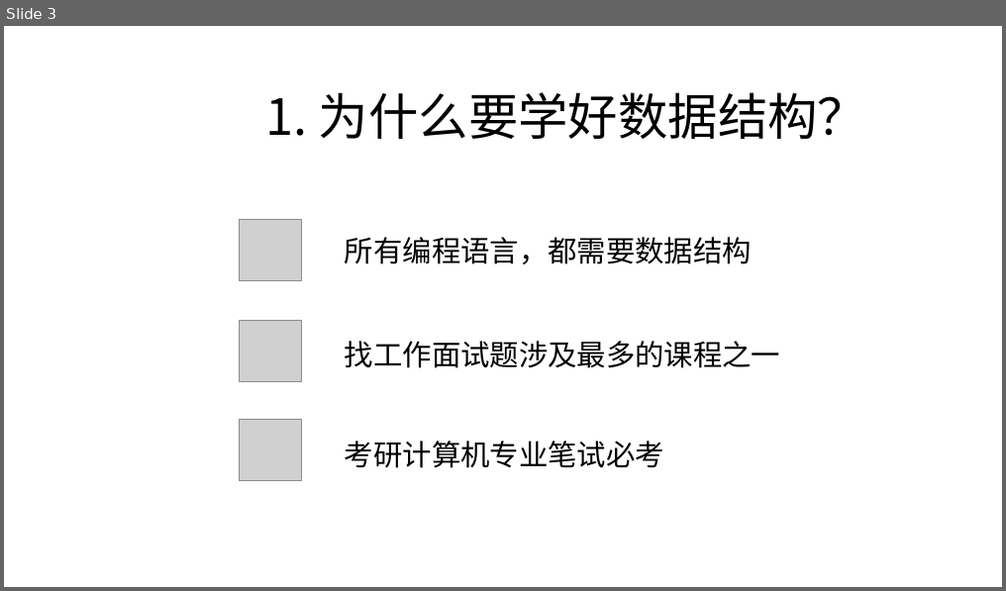
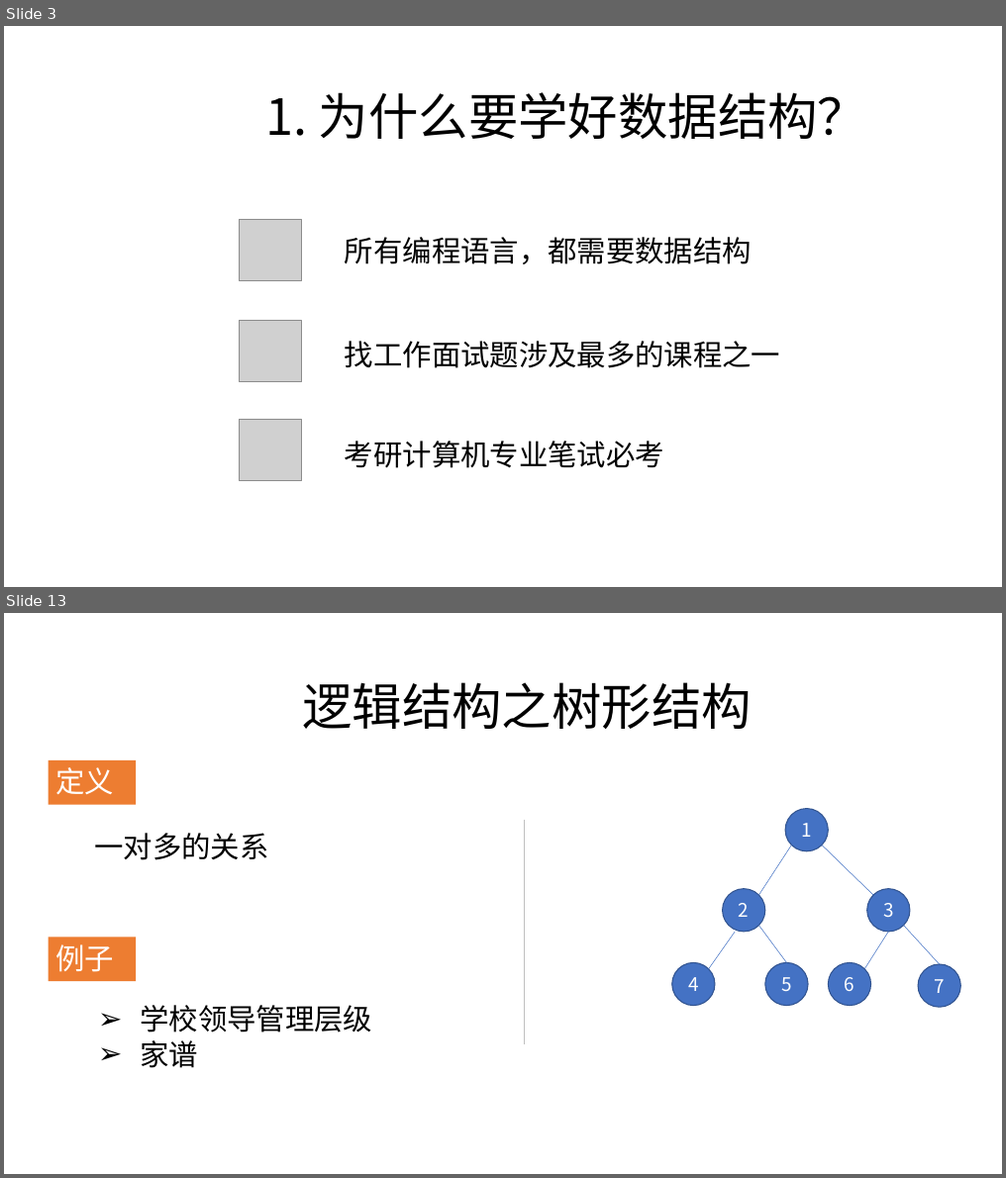
Before and after one commit to zjyesir/hmc_data_structure, a slide deck: 1绪论.pptx. Shown one above the other, each under a label of ours: slide 3 before the commit, slides 3 and 13 after it; the slides between them are not shown. The pictures are 1006x591 and 1006x1178 pixels, drawn with LibreOffice and Linux fonts; fonts in the diff are those of the drawing; grey boxes stand for pictures; background and template pictures are left out. Boxes give left, top, right and bottom in pixels: in the first picture for what was removed or moved away, otherwise in the second. Text is boxed around its words. In the diff, an @@ line names an element or a change of style, - is before the commit and + after.

Commit message:
1.绪论写完 2.改了一写结构布局，比如，定义和例子用橙色方块标注，并每张ppt里他们的位置都是一样的

```diff
--- a/1绪论.pptx
+++ b/1绪论.pptx
@@ slide 13 added at [4, 613, 1002, 1174], background picture (left out) @@
@@ text added at [302, 682, 751, 729], 48 pt, text #000000 @@
+逻辑结构之树形结构
@@ rectangle added at [49, 761, 136, 805], fill #ED7D31, 28 pt, text #FFFFFF @@
+定义
@@ line added from (525, 820) to (525, 1045), #BFBFBF 1 pt @@
@@ ellipse added at [785, 808, 829, 851], fill #4472C4, outline #325491 1 pt, 18 pt, text #FFFFFF @@
+1
@@ text added at [94, 833, 268, 861], 28 pt, text #000000 @@
+一对多的关系
@@ line added from (792, 845) to (759, 895), #4472C4 0.5 pt @@
@@ line added from (823, 845) to (873, 895), #4472C4 0.5 pt @@
@@ ellipse added at [723, 889, 765, 932], fill #4472C4, outline #325491 1 pt, 18 pt, text #FFFFFF @@
+2
@@ ellipse added at [867, 889, 910, 932], fill #4472C4, outline #325491 1 pt, 18 pt, text #FFFFFF @@
+3
@@ rectangle added at [49, 937, 136, 981], fill #ED7D31, 28 pt, text #FFFFFF @@
+例子
@@ line added from (736, 932) to (709, 969), #4472C4 0.5 pt @@
@@ line added from (759, 925) to (787, 962), #4472C4 0.5 pt @@
@@ line added from (889, 932) to (865, 969), #4472C4 0.5 pt @@
@@ line added from (904, 925) to (940, 964), #4472C4 0.5 pt @@
@@ ellipse added at [672, 962, 715, 1005], fill #4472C4, outline #325491 1 pt, 18 pt, text #FFFFFF @@
+4
@@ ellipse added at [765, 962, 808, 1005], fill #4472C4, outline #325491 1 pt, 18 pt, text #FFFFFF @@
+5
@@ ellipse added at [829, 962, 871, 1005], fill #4472C4, outline #325491 1 pt, 18 pt, text #FFFFFF @@
+6
@@ ellipse added at [918, 964, 960, 1008], fill #4472C4, outline #325491 1 pt, 18 pt, text #FFFFFF @@
+7
@@ text added at [140, 1005, 372, 1068], 28 pt, text #000000 @@
+➢ 学校领导管理层级
+➢ 家谱
```
Also in this commit, not shown: 11 slides changed, 5 other slides added, 4 slides removed, 3 other files.
